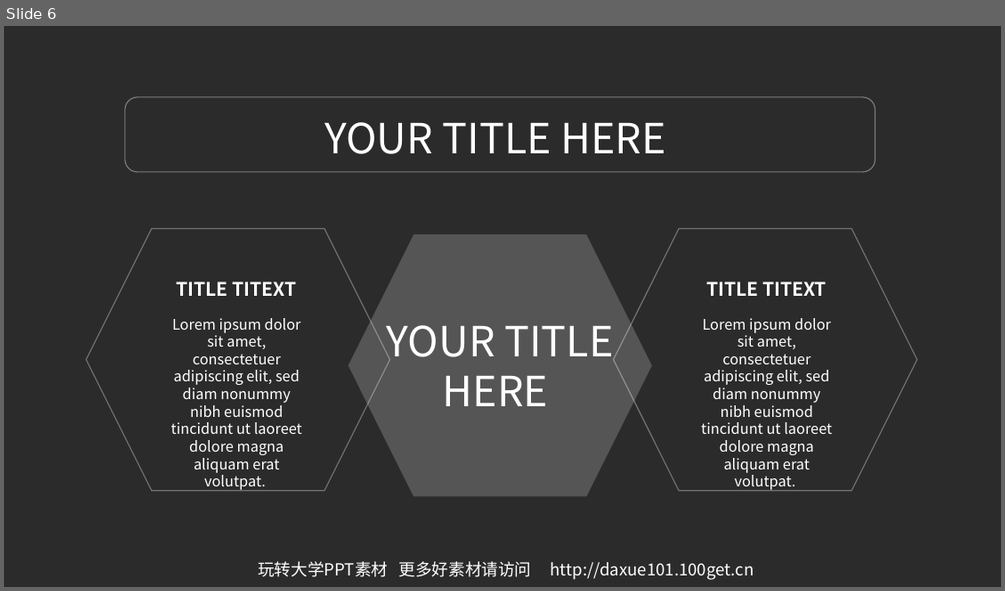
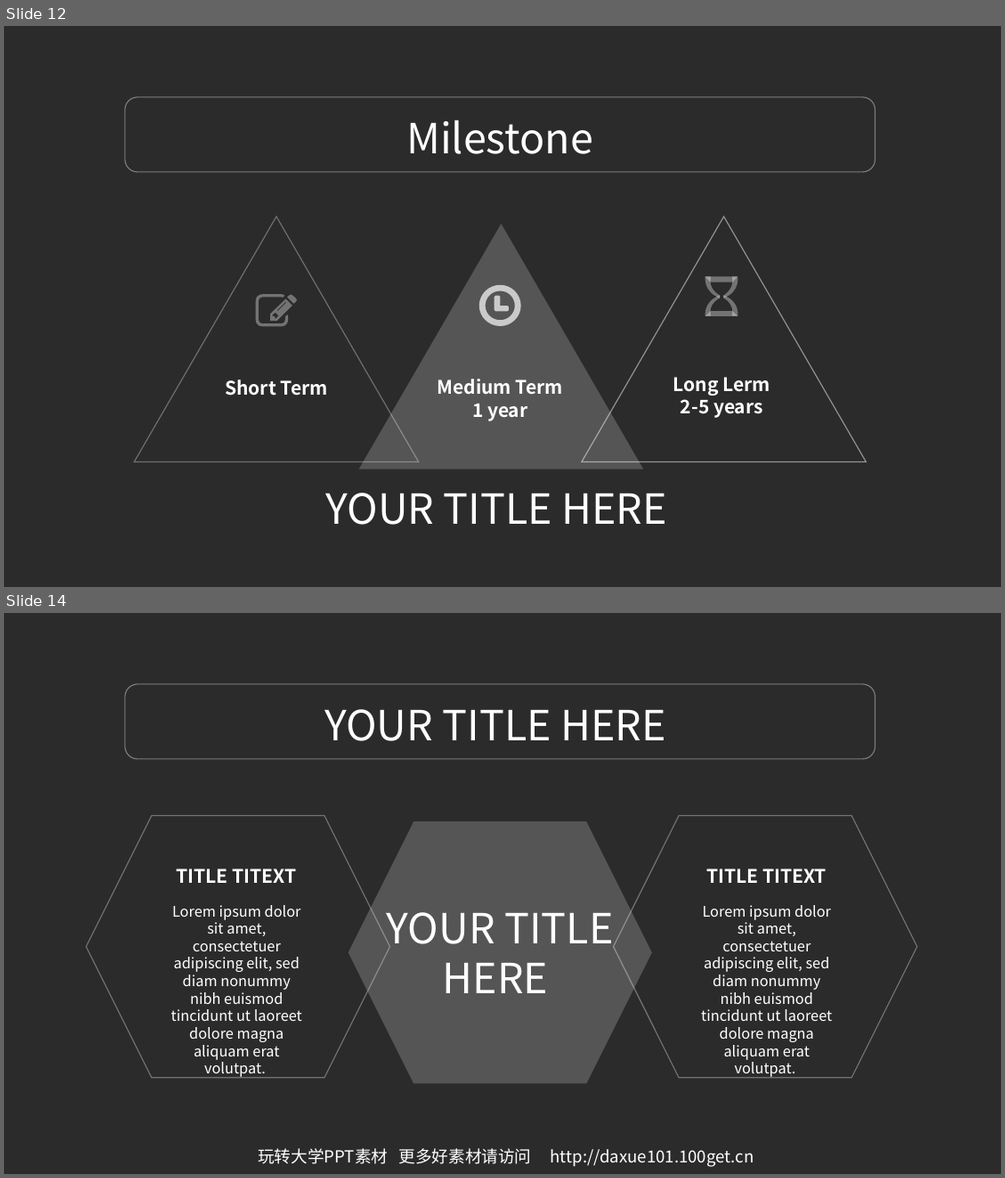
Before and after one commit to JengTallis/ECJam-1, a slide deck: 03.玩转大学PPT高档模板-IOS风格简约蓝ppt模板.ppt. Shown one above the other, each under a label of ours: slide 6 before the commit, slides 12 and 14 after it; the slides between them are not shown. The pictures are 1005x591 and 1005x1178 pixels, drawn with LibreOffice and Linux fonts; fonts in the diff are those of the drawing; background and template pictures are left out; a plain dark background stands for a picture behind light text. Boxes give left, top, right and bottom in pixels: in the first picture for what was removed or moved away, otherwise in the second. Text is boxed around its words. In the diff, an @@ line names an element or a change of style, - is before the commit and + after.

```diff
--- a/03.玩转大学PPT高档模板-IOS风格简约蓝ppt模板.ppt
+++ b/03.玩转大学PPT高档模板-IOS风格简约蓝ppt模板.ppt
@@ slide 12 added at bbox=[4, 26, 1001, 587], background picture (left out) @@
@@ rounded rectangle added at bbox=[125, 97, 874, 172], outline #FFFFFF 0.99 pt @@
@@ text added at bbox=[406, 120, 593, 154], 40 pt, text #FFFFFF @@
+Milestone
@@ group added at bbox=[134, 216, 866, 468]: 8 freeform shapes, 3 triangles, 3 texts @@
+Short Term
+Medium Term
+1 year
+Long Lerm
+2-5 years
@@ text added at bbox=[325, 492, 666, 524], 40 pt, text #FFFFFF @@
+YOUR TITLE HERE
@@ what was slide 6 is now slide 14 @@
```
Also in this commit, not shown: 5 slides changed, 12 other slides added, 4 slides removed, 1 other file.
